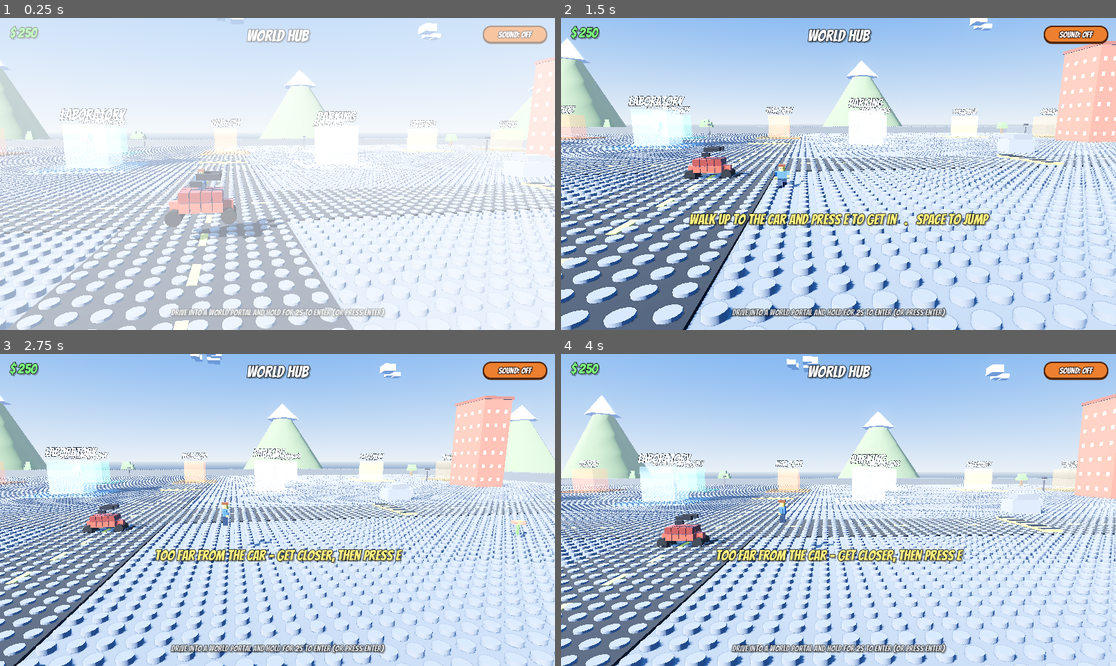
Above: before the commit, frames 1-4 (two rows, left to right).
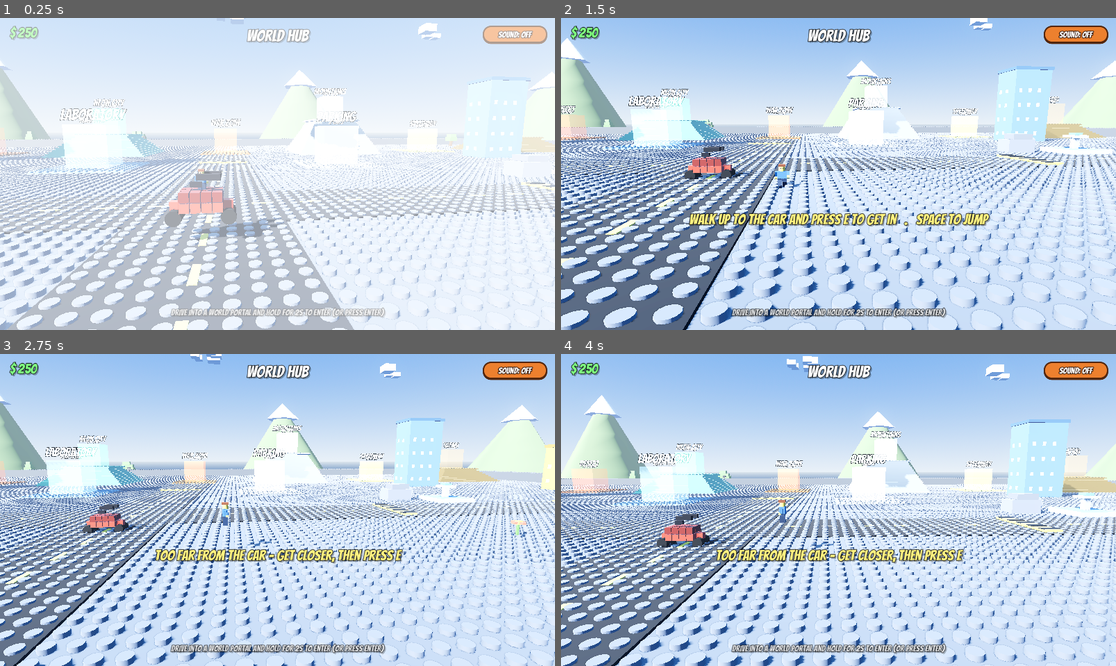
Above: after the commit, the same moments.

Repository: mrshapron/brick-stunt-rally
Game: Godot game, scene res://scenes/hub.tscn
The game is run twice, just before and just after one commit, with the same random seed, the same clock (stepped at 60 frames per second) and the same inputs.
Inputs (mouse positions are in pixels of both pictures, inside the frame that each line leads up to):
- Up to frame 1 (0.25 s): no input
- Up to frame 2 (1.5 s): tap Enter at 0.5, 1.25 s; move the mouse to (960, 158) at 0.52 s; hold Right (move_right) 0.53-1.28 s; hold E (interact) 0.53-1.28 s; click (960, 158) at 0.67 s; move the mouse to (727, 189) at 1.27 s; hold Down (move_down) from 1.28 s (still down); tap N (advance) at 1.35 s
- Up to frame 3 (2.75 s): tap E (interact) at 1.55, 2.3 s; tap Enter at 2 s; move the mouse to (333, 441) at 2.02 s; release Down (move_down) at 2.03 s; hold Right (move_right) from 2.03 s (still down); hold Space (fire) from 2.03 s (still down)
- Up to frame 4 (4 s): tap Enter at 2.75, 3.5 s; move the mouse to (810, 572) at 2.77 s; release Right (move_right) at 2.78 s; release Space (fire) at 2.78 s; hold Up (move_up) 2.78-3.53 s; tap E (interact) at 2.85 s; click (810, 572) at 2.92 s; move the mouse to (1005, 556) at 3.52 s; hold Left (move_left) from 3.53 s (still down); hold E (interact) from 3.53 s (still down); tap F at 3.6 s

The runs differ from the first frame. In frame 1, 1.8% of the frame differs, in the area x 0-100%, y 12-51%; in frame 2, 5.6%, in the area x 0-100%, y 7-44%; in frame 3, 5.4%; in frame 4, 5.2%.

Commit message:
Hub: more city (18 buildings, fountains) and worlds on hills - drive up stepped mounds to reach Mountains/Neon/Safari portals

Diff:
--- a/scripts/decor.gd
+++ b/scripts/decor.gd
@@ -96,6 +96,22 @@
 	return body
 
 
+static func fountain() -> Node3D:
+	var r := Node3D.new()
+	var s := 6.0
+	var stone := Color("#bcbcc4")
+	var water := Color("#3ba0e0")
+	_box(r, Vector3(s, 0.8, 0.4), Vector3(0, 0.4, s * 0.5), stone)
+	_box(r, Vector3(s, 0.8, 0.4), Vector3(0, 0.4, -s * 0.5), stone)
+	_box(r, Vector3(0.4, 0.8, s), Vector3(s * 0.5, 0.4, 0), stone)
+	_box(r, Vector3(0.4, 0.8, s), Vector3(-s * 0.5, 0.4, 0), stone)
+	_box(r, Vector3(s - 0.4, 0.5, s - 0.4), Vector3(0, 0.5, 0), water, 0.3)
+	_box(r, Vector3(0.8, 2.0, 0.8), Vector3(0, 1.5, 0), stone)
+	_box(r, Vector3(2.2, 0.4, 2.2), Vector3(0, 2.6, 0), stone)
+	_box(r, Vector3(1.2, 0.4, 1.2), Vector3(0, 2.95, 0), water, 0.3)
+	return r
+
+
 static func _box(parent: Node, size: Vector3, pos: Vector3, color: Color, emissive: float = 0.0) -> void:
 	var mi := MeshInstance3D.new()
 	var b := BoxMesh.new()
--- a/scripts/drive_scene.gd
+++ b/scripts/drive_scene.gd
@@ -125,8 +125,8 @@
 	# with painted lines, and a few speed bumps. Keeps the portal row clear.
 	var rng := RandomNumberGenerator.new()
 	rng.seed = 909
-	for i in 13:
-		var ang := TAU * float(i) / 13.0 + rng.randf() * 0.25
+	for i in 18:
+		var ang := TAU * float(i) / 18.0 + rng.randf() * 0.22
 		var rad := half * rng.randf_range(0.6, 0.85)
 		var pos := Vector3(cos(ang) * rad, 0, sin(ang) * rad)
 		if pos.z < -42.0:
@@ -173,6 +173,20 @@
 	mi.position = pos
 	mi.material_override = _flat(color)
 	add_child(mi)
+
+
+func add_hill(cx: float, cz: float, height: float, color: Color) -> float:
+	# A stepped lego mound the car can drive up; returns the flat-top height.
+	var step := 0.45
+	var steps := maxi(1, int(round(height / step)))
+	for i in steps:
+		var t := float(i) / float(steps)
+		var w := lerpf(22.0, 11.0, t)
+		var h := float(i + 1) * step
+		var box := BrickFactory.make_brick(Vector3(w, h, w), color, "static", false)
+		box.position = Vector3(cx, h * 0.5, cz)
+		add_child(box)
+	return float(steps) * step
 
 
 func add_park_decor(half: float, accent: Color) -> void:
--- a/scripts/hub.gd
+++ b/scripts/hub.gd
@@ -5,6 +5,8 @@
 const ENTER_TIME := 2.0
 const LAB := -10
 const PARK := -11
+# Some worlds sit up on hills (height per world index; 0 = on the ground).
+const HILLS := [0.0, 0.0, 5.0, 0.0, 9.0, 0.0, 4.0]
 
 var _near := -1
 var _near_gate: Node3D
@@ -21,6 +23,10 @@
 	add_city(half, ["#c64b3a", "#3b86d2", "#e6b32e", "#5aa54a", "#b06bff", "#e08a2a", "#cfd2da"])
 	add_scenery(half, Color("#4f7a3f"), Color(0.32, 0.62, 0.28), 22, true, false)
 	add_park_decor(half, Color("#e6b32e"))
+	for fpos in [Vector3(48, 0, -8), Vector3(-48, 0, -8)]:
+		var f := Decor.fountain()
+		f.position = fpos
+		add_child(f)
 
 	# World portals in a back row, each on a decorated pad.
 	var n := GameState.get_world_count()
@@ -30,8 +36,12 @@
 		var color := Color(w.get("accent", "#e6b32e"))
 		var sub := "%d/%d done" % [done, GameState.LEVELS_PER_WORLD]
 		var px := -float(n - 1) * 30.0 * 0.5 + i * 30.0
-		var pos := Vector3(px, 3.5, -62)
-		add_pad(Vector3(pos.x, 0.15, pos.z), Vector3(13, 0.3, 13), color.darkened(0.15))
+		var hh: float = HILLS[i] if i < HILLS.size() else 0.0
+		var top := 0.0
+		if hh > 0.0:
+			top = add_hill(px, -62.0, hh, color.darkened(0.12))
+		var pos := Vector3(px, top + 3.5, -62)
+		add_pad(Vector3(pos.x, top + 0.15, pos.z), Vector3(13, 0.3, 13), color.darkened(0.15))
 		var gate := make_gate(pos, Vector3(6, 7, 6), color,
 			str(w.get("name", "World")), sub, "portal")
 		gate.body_entered.connect(_on_near.bind(gate, i))
